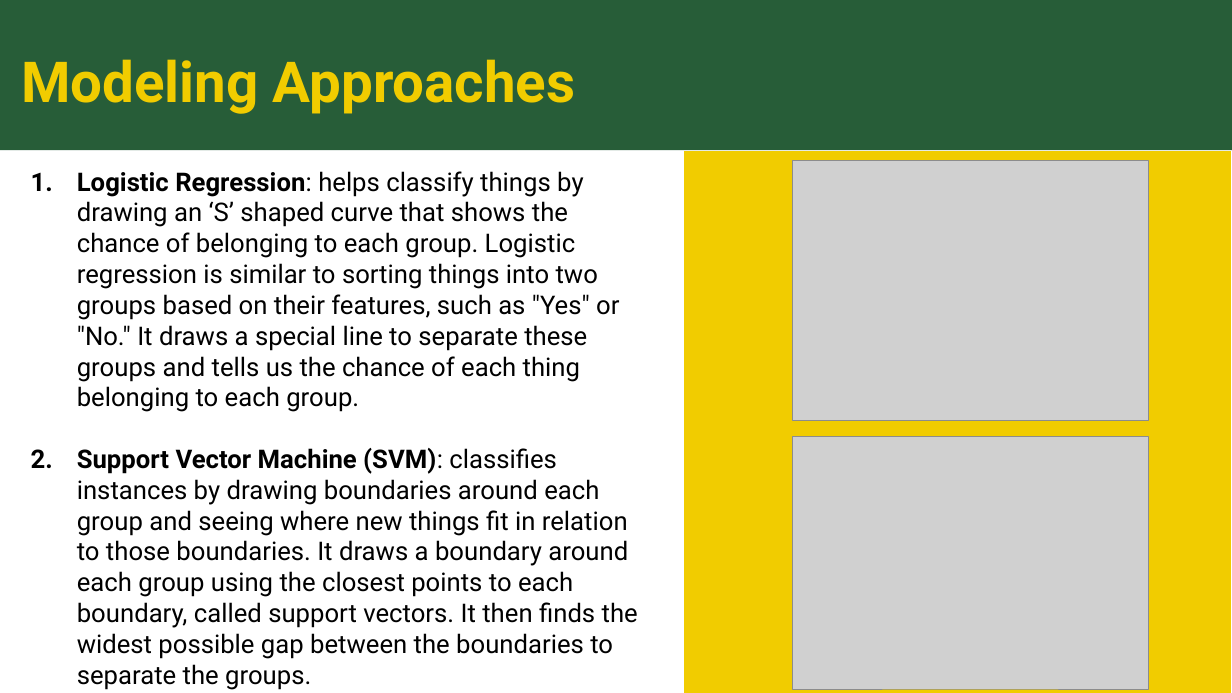
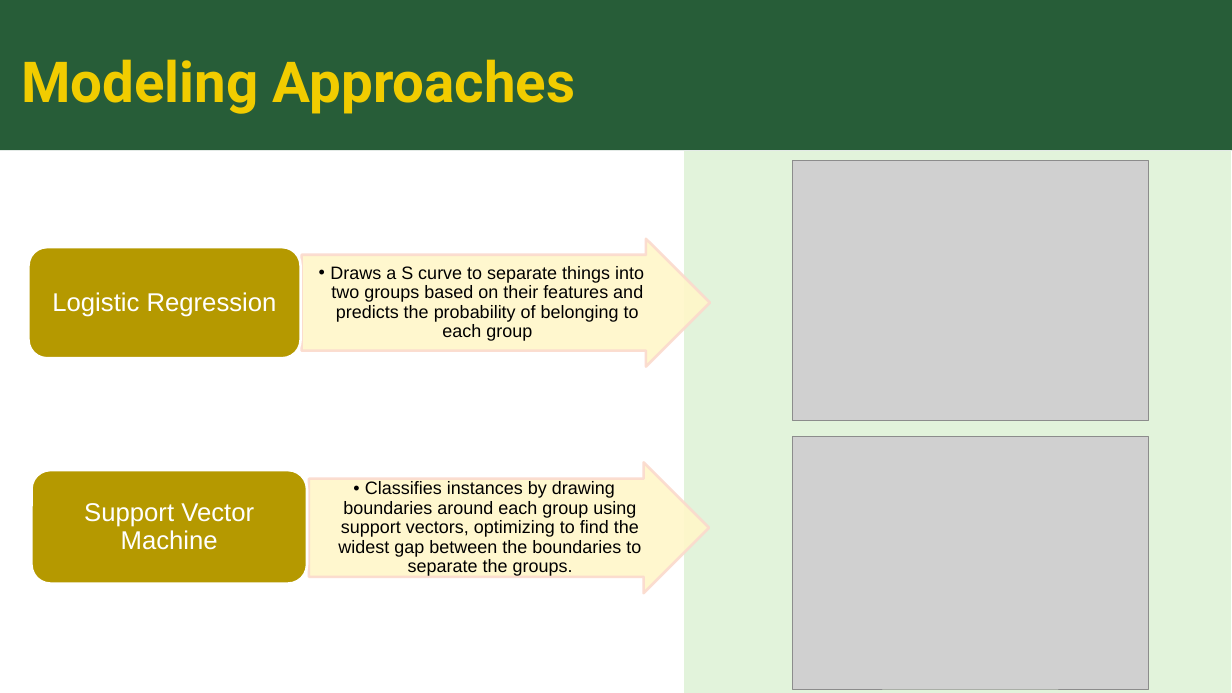
Before and after one commit to sk2003hw/Airline_Delay_and_Cancellation_Analysis, a slide deck: slide 11 of MATH 509_Project Presentation_Draft.pptx. Drawn at 1232x693 pixels with LibreOffice and Linux fonts; fonts in the diff are those of the drawing; grey boxes stand for pictures. Boxes give left, top, right and bottom in pixels: in the first picture for what was removed or moved away, otherwise in the second. Text is boxed around its words. In the diff, an @@ line names an element or a change of style, - is before the commit and + after.

```diff
--- a/MATH 509_Project Presentation_Draft.pptx
+++ b/MATH 509_Project Presentation_Draft.pptx
@@ text removed at (77,171,638,628) @@
-1. Logistic Regression: helps classify things by drawing an ‘S’ shaped curve that shows the chance of belonging to each group. Logistic regression is similar to sorting things into two groups based on their features, such as "Yes" or "No." It draws a special line to separate these groups and tells us the chance of each thing belonging to each group.
-2. Support Vector Machine (SVM): classifies instances by drawing boundaries around each group and seeing where new things fit in relation to those boundaries. It draws a boundary around each group using the closest points to each boundary, called support vectors. It then finds the widest possible gap between the boundaries to separate the groups.
@@ freeform shape at (684,152,1232,693): fill #F1CC00 to #E2F3DB; outline redrawn @@
@@ group added at (29,238,710,593): 4 texts, 2 right arrows, 2 rounded rectangles @@
+  • Draws a S curve to separate things into two groups based on their features and predicts the probability of belonging to each group
+Logistic Regression
+  • Classifies instances by drawing boundaries around each group using support vectors, optimizing to find the widest gap between the boundaries to separate the groups.
+Support Vector Machine
```
Also in this commit, not shown: 6 other slides changed, 1 slide added.
